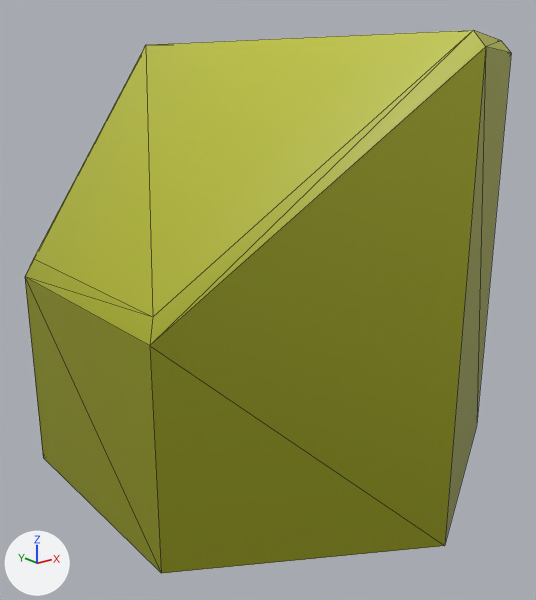
An edit to the glTF model assets/third_party/kaykit_medieval_hexagon/terrain/elevation/hex_grass_sloped_high.gltf, drawn before and after from the same camera.
Both versions are drawn from a 50 mm camera at (-2.21, -2.75, 0.88) aimed at (-0.04, -0.05, -0.2). The axes (+X, +Y, +Z) are drawn at lower left. The lights are the same throughout. The picture after the commit comes second. Mesh edges are drawn as thin lines.

Before the edit, the objects in view are built like this:
```python
mat_hexagons_medieval = principled_material('hexagons_medieval')
mat_hexagons_medieval.texture = img_hexagons_medieval
me_hex_grass_sloped_high = bpy.data.meshes.new('hex_grass_sloped_high')
me_hex_grass_sloped_high.from_pydata(...)  # 19 vertices, 34 faces; spans x -1.0..1.0, y -1.15..1.15, z -1.0..1.0
me_hex_grass_sloped_high.materials.append(mat_hexagons_medieval)  # picture img_hexagons_medieval
ob_hex_grass_sloped_high = bpy.data.objects.new('hex_grass_sloped_high', me_hex_grass_sloped_high)
ob_hex_grass_sloped_high.location = (0.0, 0.0, 0.0)
```
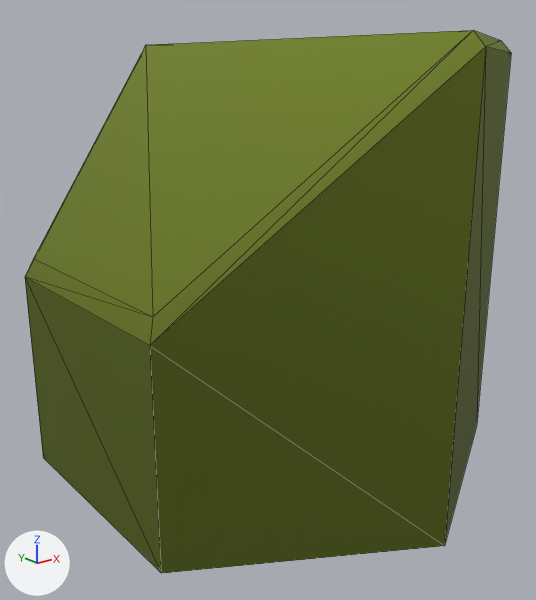
Edits to the bpy script that builds the scene:
```text
Change mat_hexagons_medieval:
    where n0 = _N.new('ShaderNodeBsdfPrincipled'); n0.name = 'Principled BSDF'
    add n0.inputs[2].default_value = 0.84  # 'Roughness'
    add n3 = _N.new('ShaderNodeMix'); n3.name = 'Mix'
    add n3.data_type = 'RGBA'
    add n3.blend_type = 'MULTIPLY'
    add n3.inputs[0].default_value = 1.0  # 'Factor'
    add n3.inputs[7].default_value = (0.31, 0.39, 0.27, 1.0)  # 'B', grey #97a88e
    where n2 = _N.new('ShaderNodeTexImage'); n2.name = 'Image Texture'
    remove _L.new(n2.outputs[0], n0.inputs[0])  # 'Color' to 'Base Color'
    add _L.new(n3.outputs[2], n0.inputs[0])  # 'Result' to 'Base Color'
    add _L.new(n2.outputs[0], n3.inputs[6])  # 'Color' to 'A'
```

Boxes (x1, y1, x2, y2) around the edits, measured in the pictures (536 x 600 px):
'hex_grass_sloped_high', recoloured (yellow to green): (25, 30, 511, 573) in both
